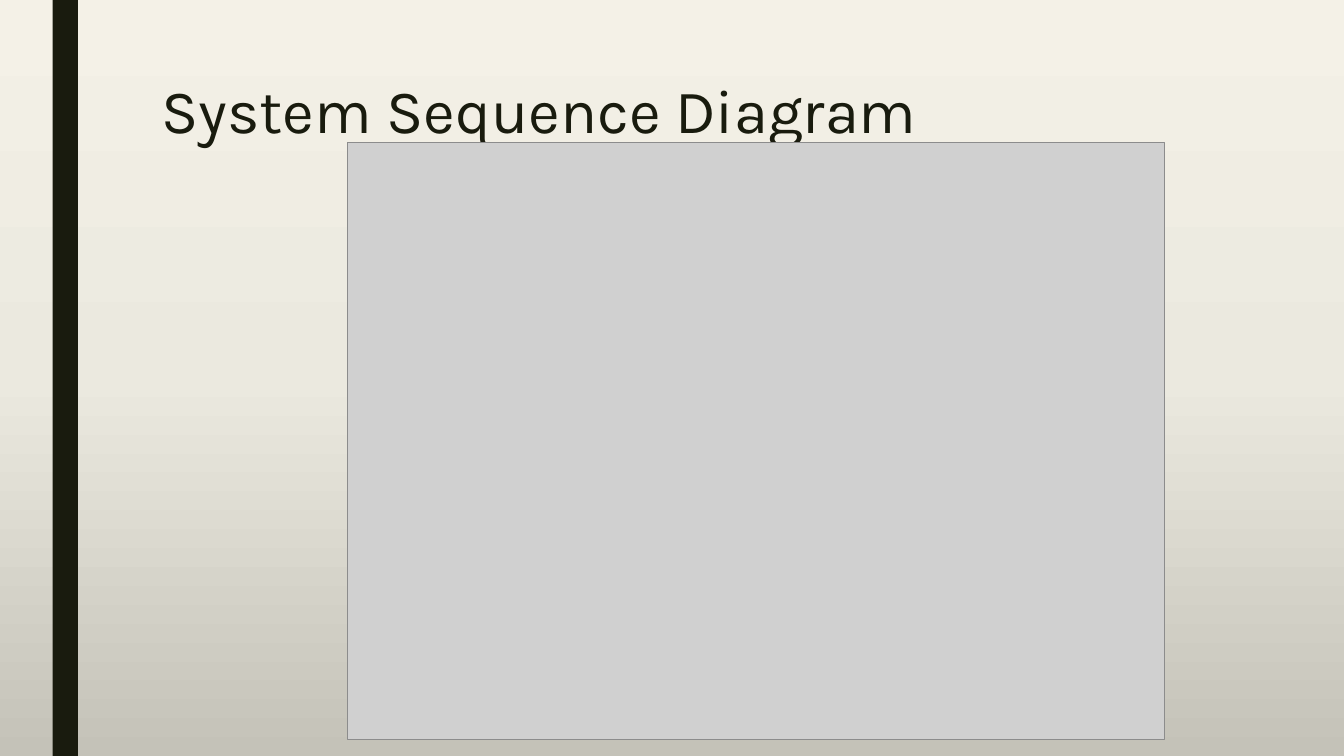
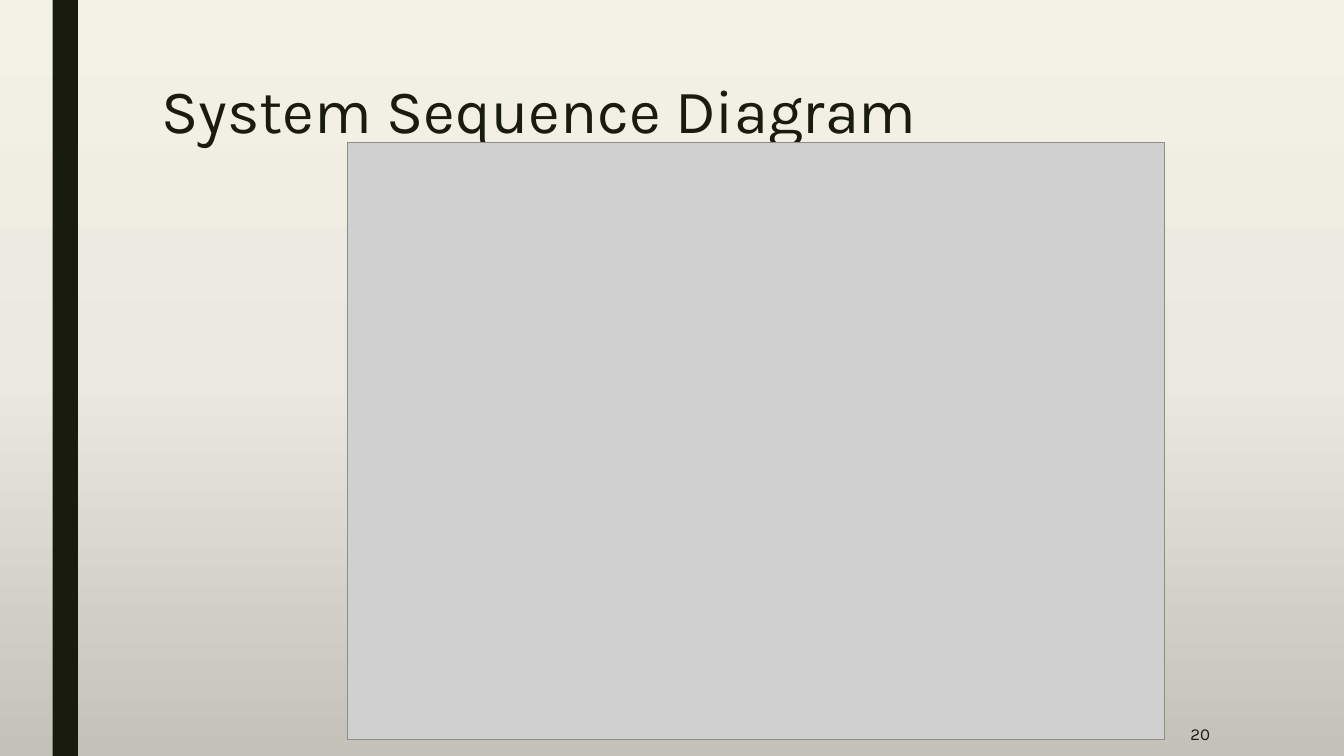
Before and after one commit to A-3li/Capstone, a slide deck: slide 20 of Capstone.pptx. Drawn at 1344x756 pixels with LibreOffice and Linux fonts; fonts in the diff are those of the drawing; grey boxes stand for pictures. Boxes give left, top, right and bottom in pixels: in the first picture for what was removed or moved away, otherwise in the second. Text is boxed around its words. In the diff, an @@ line names an element or a change of style, - is before the commit and + after.

```diff
--- a/Capstone.pptx
+++ b/Capstone.pptx
@@ page number added at <box>1190,729,1210,740</box>, 12 pt, text #191B0E @@
+20
```
Also in this commit, not shown: 22 other slides changed, 1 slide added.
